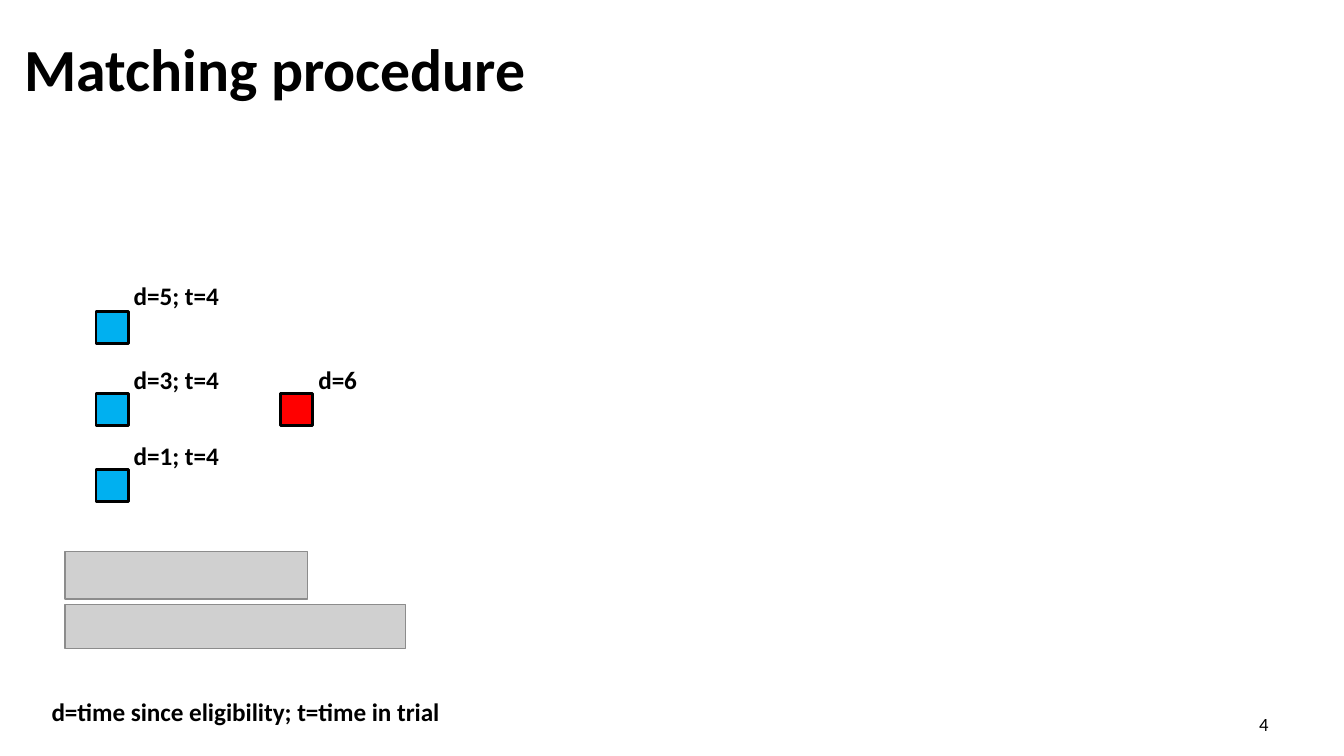
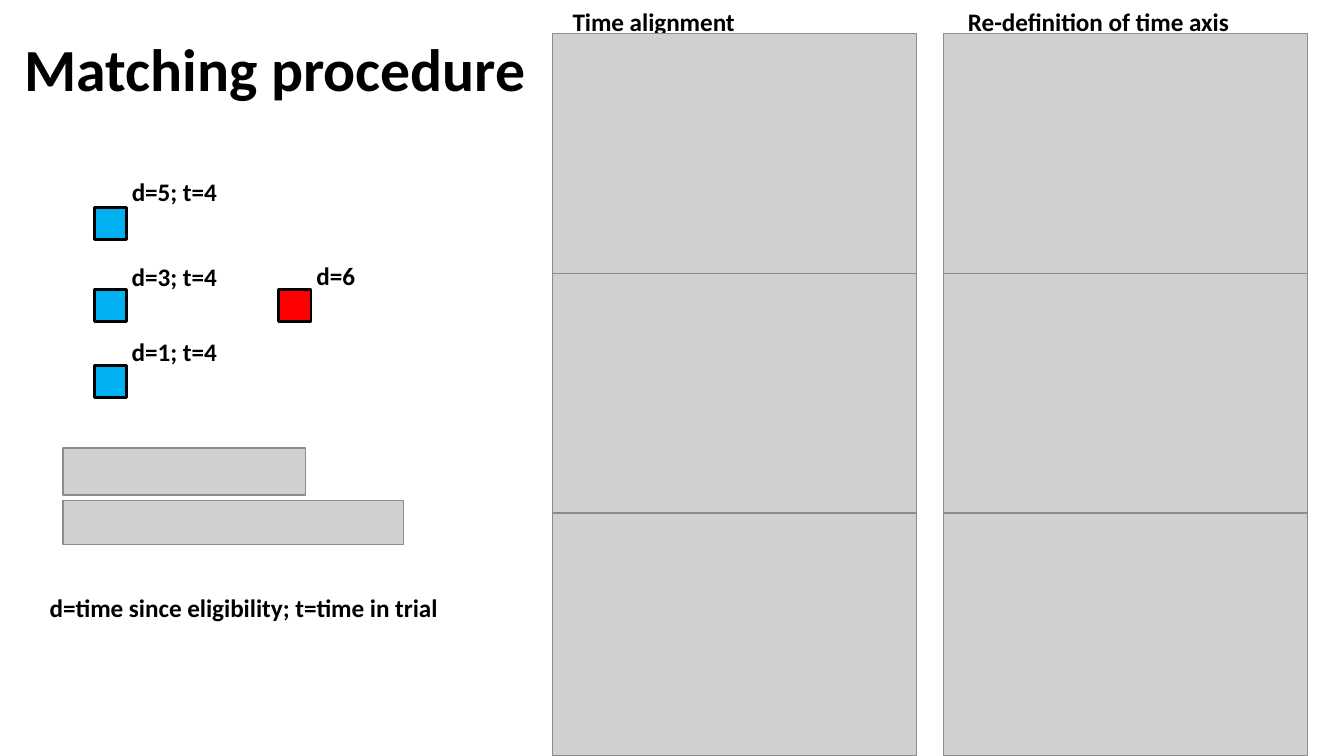
Before and after one commit to egonzato/PortfolioSetUp, a slide deck: slide 24 of public/assessing_comparability_sat_anchoring_eg_submission.pptx (slide 16 before the commit). Drawn at 1344x756 pixels with LibreOffice and Linux fonts; fonts in the diff are those of the drawing; grey boxes stand for pictures; background and template pictures are left out. Boxes give left, top, right and bottom in pixels: in the first picture for what was removed or moved away, otherwise in the second. Text is boxed around its words. In the diff, an @@ line names an element or a change of style, - is before the commit and + after.

```diff
--- a/public/assessing_comparability_sat_anchoring_eg_submission.pptx
+++ b/public/assessing_comparability_sat_anchoring_eg_submission.pptx
@@ text added at <box>573,11,735,34</box>, 13.5 pt, text #000000, bold @@
+Time alignment
@@ text added at <box>968,11,1229,34</box>, 13.5 pt, text #000000, bold @@
+Re-definition of time axis
@@ picture added at <box>552,34,917,277</box> @@
@@ picture added at <box>943,34,1308,277</box> @@
@@ 2 pictures, 2 texts: place and size @@
-2 pictures, 2 texts at <box>52,371,439,726</box>
+2 pictures, 2 texts at <box>50,267,437,622</box>
@@ 4 rectangles, 3 texts: place and size @@
-4 rectangles, 3 texts at <box>97,287,313,501</box>
+4 rectangles, 3 texts at <box>94,183,310,398</box>
@@ picture added at <box>552,273,917,516</box> @@
@@ picture added at <box>943,273,1308,516</box> @@
@@ picture added at <box>552,513,917,756</box> @@
@@ picture added at <box>943,513,1308,756</box> @@
@@ text removed at <box>1259,719,1268,731</box> @@
-4
```
Also in this commit, not shown: 5 other slides changed, 5 slides added, 1 other file.
